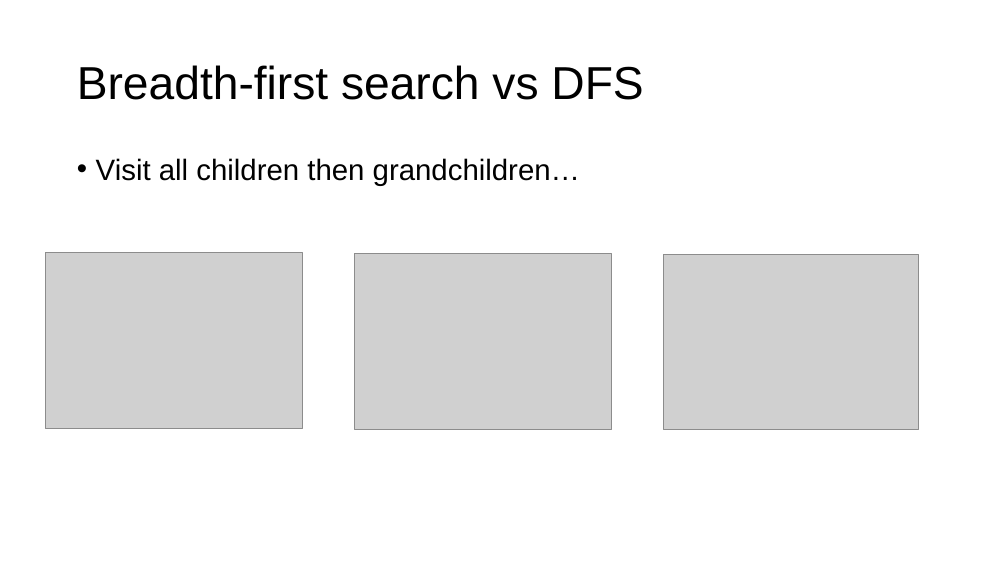
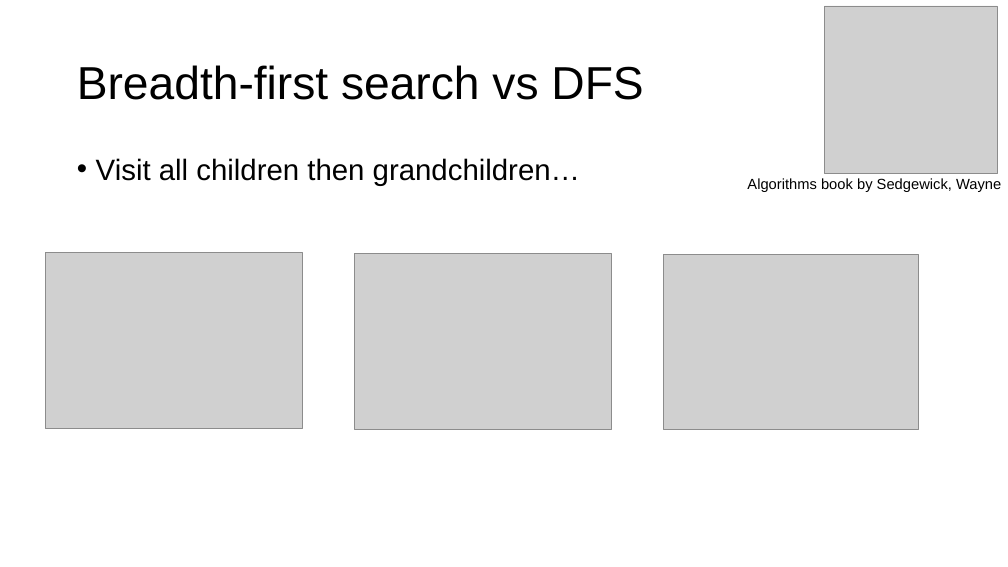
Before and after one commit to parrt/msds689, a slide deck: slide 15 of notes/graphs.pptx (slide 14 before the commit). Drawn at 1008x567 pixels with LibreOffice and Linux fonts; fonts in the diff are those of the drawing; grey boxes stand for pictures; background and template pictures are left out. Boxes give left, top, right and bottom in pixels: in the first picture for what was removed or moved away, otherwise in the second. Text is boxed around its words. In the diff, an @@ line names an element or a change of style, - is before the commit and + after.

```diff
--- a/notes/graphs.pptx
+++ b/notes/graphs.pptx
@@ picture added at box(825, 6, 997, 174) @@
@@ text added at box(747, 178, 1001, 192), 14 pt, text #000000 @@
+Algorithms book by Sedgewick, Wayne
```
Also in this commit, not shown: 2 other slides changed, 1 slide added, 1 other file.
